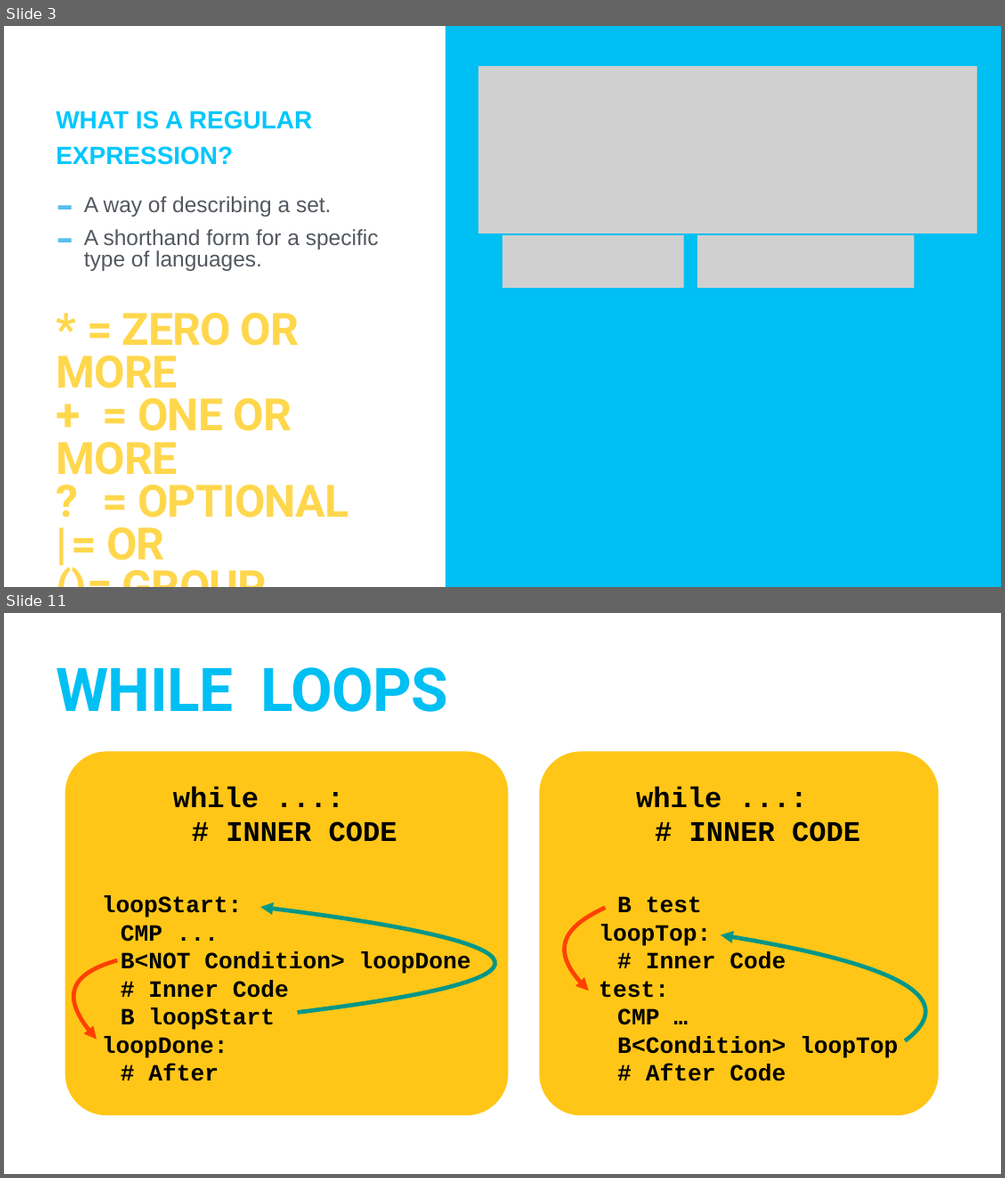
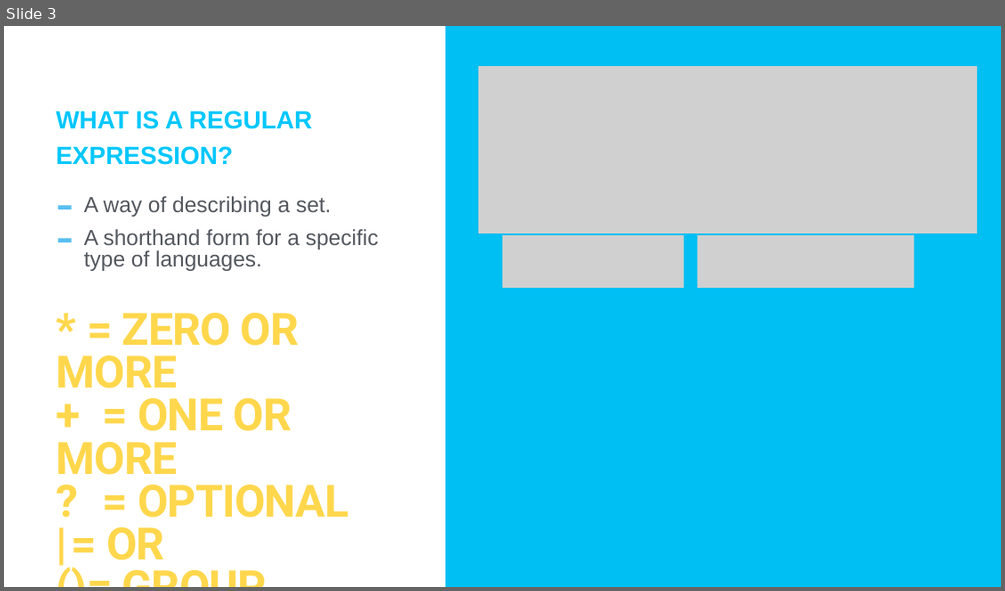
Before and after one commit to TommyWoodley/teaching, a slide deck: ALevel/RegularAndContextFreeLanguages/RegularExpressionsAndContextFreeLanguages.pptx. Shown one above the other, each under a label of ours: slides 3 and 11 before the commit, slide 3 after it; the slides between them are not shown. The pictures are 1005x1178 and 1005x591 pixels, drawn with LibreOffice and Linux fonts; fonts in the diff are those of the drawing; grey boxes stand for pictures. Boxes give left, top, right and bottom in pixels: in the first picture for what was removed or moved away, otherwise in the second. Text is boxed around its words. In the diff, an @@ line names an element or a change of style, - is before the commit and + after.

```diff
--- a/ALevel/RegularAndContextFreeLanguages/RegularExpressionsAndContextFreeLanguages.pptx
+++ b/ALevel/RegularAndContextFreeLanguages/RegularExpressionsAndContextFreeLanguages.pptx
@@ slide 11 removed at bbox=[4, 613, 1001, 1174], background #FFFFFF @@
@@ title removed at bbox=[56, 667, 449, 712] @@
-WHILE LOOPS
@@ rounded rectangle removed at bbox=[65, 751, 509, 1115] @@
@@ rounded rectangle removed at bbox=[539, 751, 938, 1115] @@
@@ text removed at bbox=[173, 786, 397, 842] @@
-while ...:
-  # INNER CODE
@@ text removed at bbox=[636, 786, 860, 842] @@
-while ...:
-  # INNER CODE
@@ text removed at bbox=[102, 896, 471, 1081] @@
-loopStart:
-  CMP ...
-  B<NOT Condition> loopDone
-  # Inner Code
-  B loopStart
-loopDone:
-  # After
@@ text removed at bbox=[599, 896, 898, 1081] @@
-  B test
-loopTop:
-  # Inner Code
-test:
-  CMP …
-  B<Condition> loopTop
-  # After Code
@@ freeform shape removed at bbox=[260, 907, 494, 1013] @@
@@ freeform shape removed at bbox=[566, 908, 605, 990] @@
@@ freeform shape removed at bbox=[720, 935, 925, 1040] @@
@@ freeform shape removed at bbox=[74, 960, 117, 1039] @@
```
Also in this commit, not shown: 1 slide changed, 3 slides added, 8 other slides removed, 1 other file.
